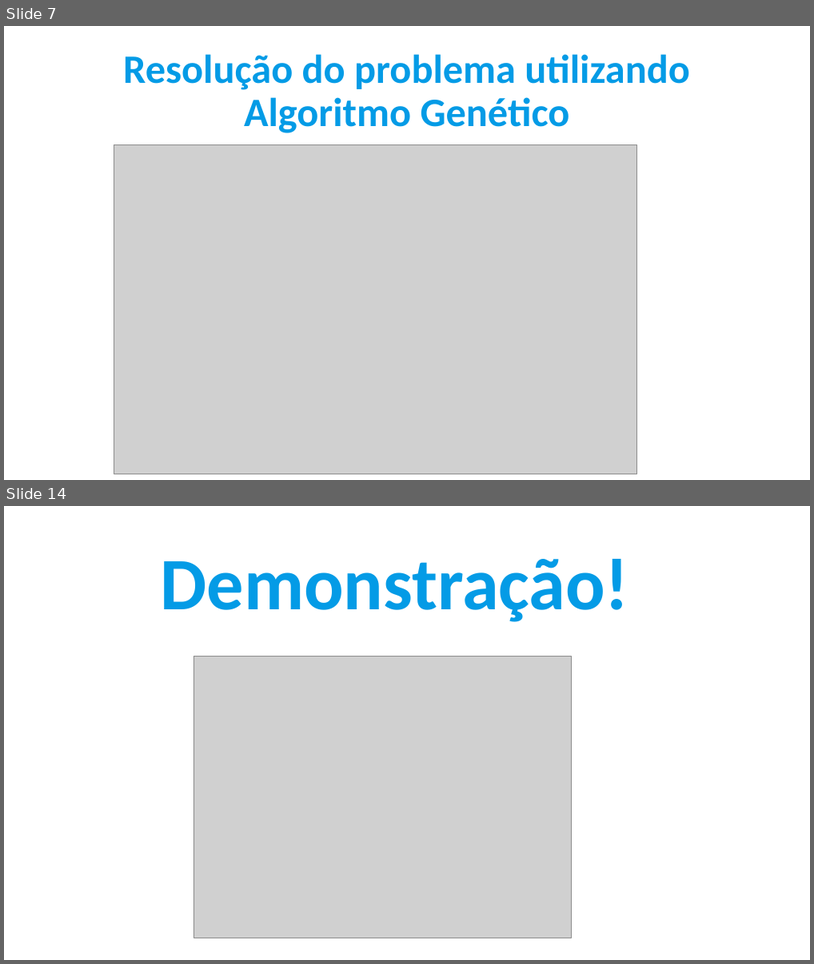
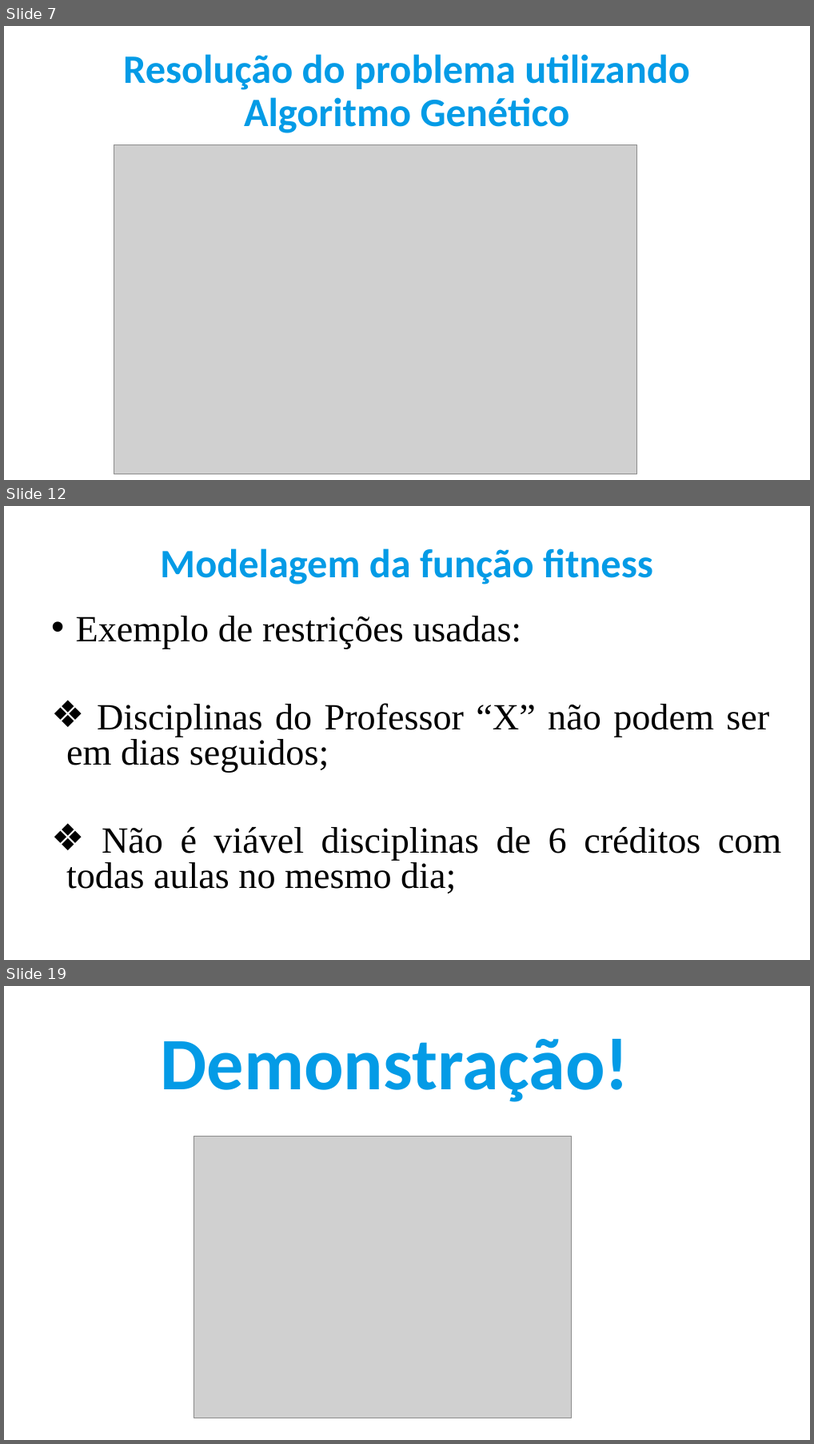
Before and after one commit to IgorSantos1996/GeneticAlgorithms, a slide deck: Apresentação.pptx. Shown one above the other, each under a label of ours: slides 7 and 14 before the commit, slides 7, 12 and 19 after it; the slides between them are not shown. The pictures are 814x964 and 814x1444 pixels, drawn with LibreOffice and Linux fonts; fonts in the diff are those of the drawing; grey boxes stand for pictures. Boxes give left, top, right and bottom in pixels: in the first picture for what was removed or moved away, otherwise in the second. Text is boxed around its words. In the diff, an @@ line names an element or a change of style, - is before the commit and + after.

```diff
--- a/Apresentação.pptx
+++ b/Apresentação.pptx
@@ slide 12 added at (x1=4, y1=506, x2=810, y2=960), background #FFFFFF @@
@@ text added at (x1=160, y1=548, x2=654, y2=584), 48 pt, text #049BE6, bold @@
+Modelagem da função fitness
@@ text added at (x1=66, y1=616, x2=782, y2=893), 44 pt, text #000000 @@
+• Exemplo de restrições usadas:
+❖ Disciplinas do Professor “X” não podem ser em dias seguidos;
+❖ Não é viável disciplinas de 6 créditos com todas aulas no mesmo dia;
@@ what was slide 14 is now slide 19 @@
```
Also in this commit, not shown: 7 slides changed, 5 other slides added, 2 slides removed.
